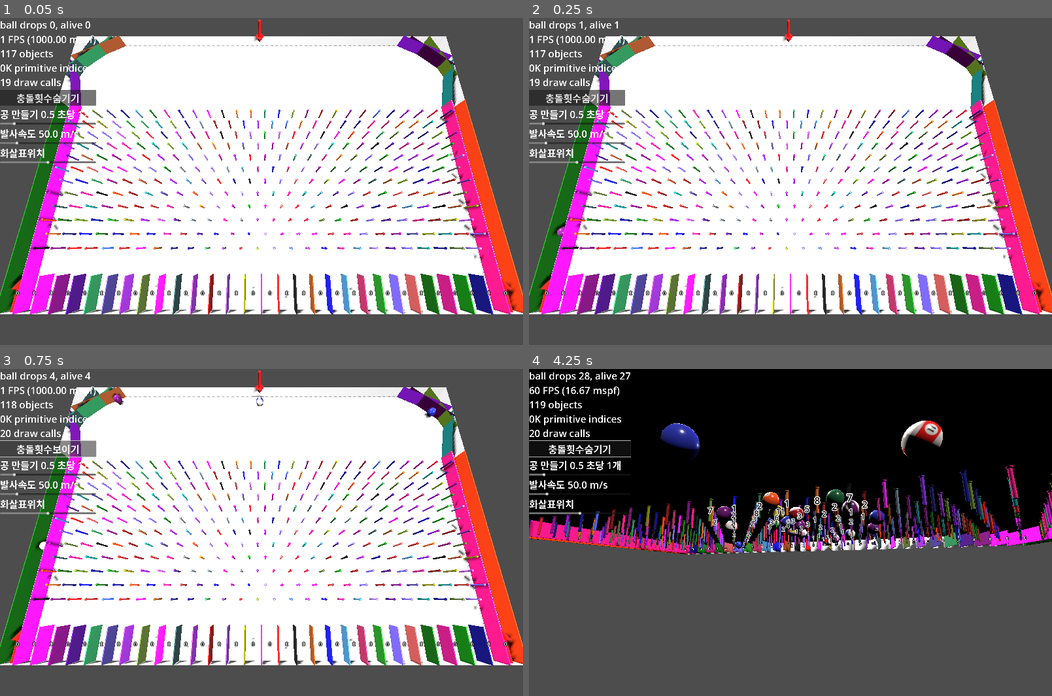
Above: before the commit, frames 1-4 (two rows, left to right).
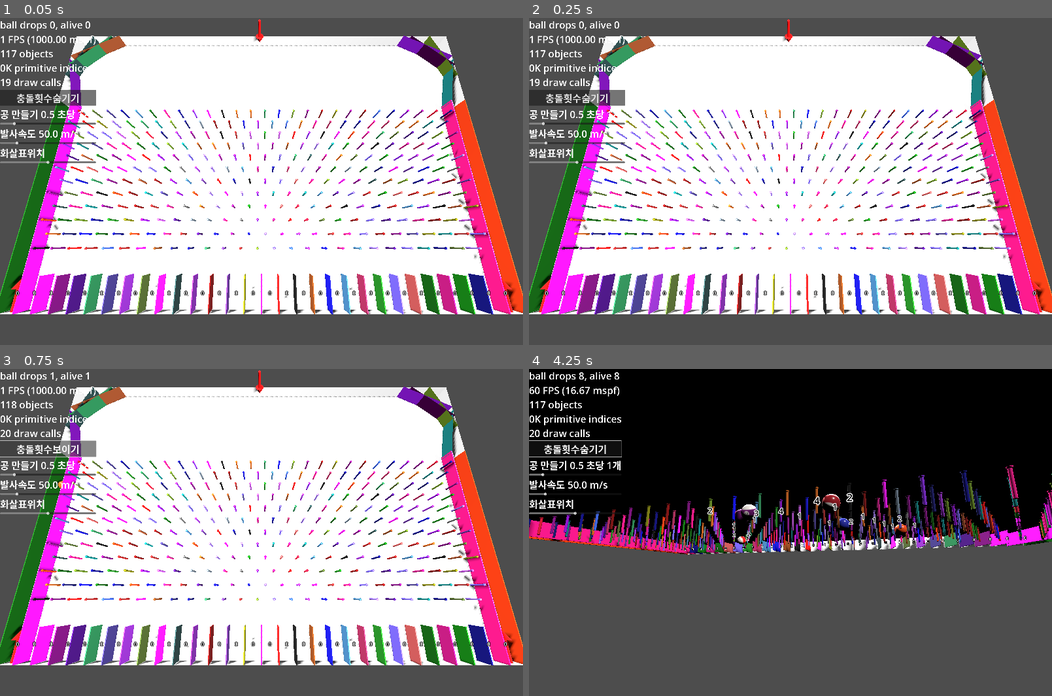
Above: after the commit, the same moments.

Repository: kasworld/gd4pinball
Game: Godot game, scene res://main.tscn
Same seed, same stepped clock (60 frames per second), same inputs: the game is played once before the commit and once after it.
Inputs (mouse positions are in pixels of both pictures, inside the frame that each line leads up to):
- Up to frame 1 (0.05 s): no input
- Up to frame 2 (0.25 s): no input
- Up to frame 3 (0.75 s): click "충돌횟수숨기기" at 0.5 s
- Up to frame 4 (4.25 s): tap Enter at 1.25, 1.35, 3.6 s; move the mouse to (905, 516) at 1.27 s; hold Right 1.28-2 s; click (905, 516) at 1.42 s; click "충돌횟수보이기" at 2 s; move the mouse to (685, 548) at 2.77 s; hold Left 2.78-3.53 s; tap 1 at 2.85 s; move the mouse to (842, 460) at 3.52 s; hold Right from 3.53 s (still down)

Frame 1 is identical in both runs. In frame 2, less than 0.1% of the frame differs, in the area x 4-18%, y 1-68%; in frame 3, 0.2%; in frame 4, 3.2%, in the area x 2-100%, y 1-55%.

Commit message:
fix 공추가시간

Diff:
--- a/main.tscn
+++ b/main.tscn
@@ -78,7 +78,7 @@
 [node name="PinContainer" type="Node3D" parent="."]
 
 [node name="Timer공추가" type="Timer" parent="."]
-wait_time = 0.15
+wait_time = 0.5
 autostart = true
 
 [node name="BallEndCounterContainer" type="Node3D" parent="."]
